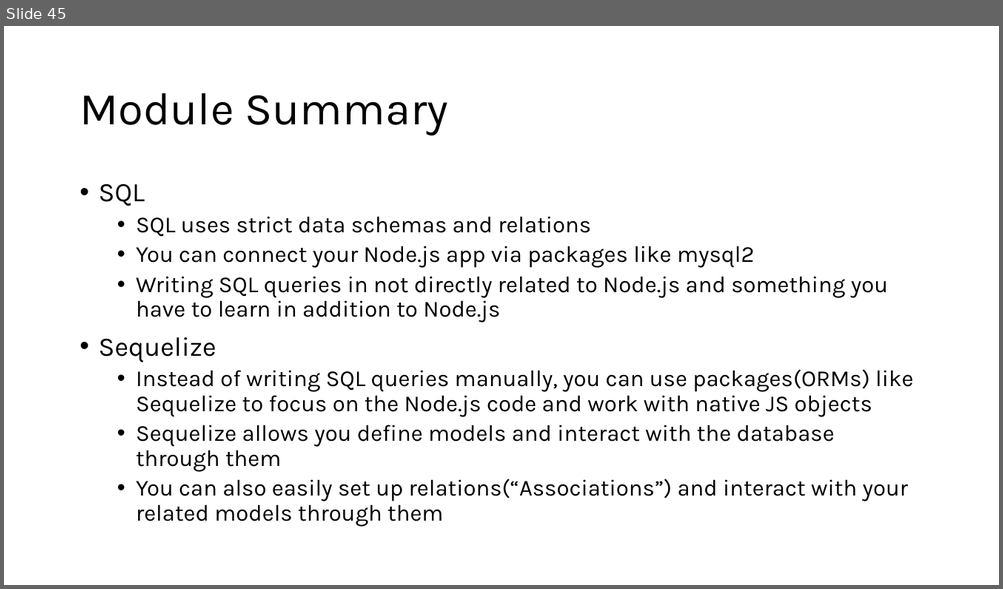
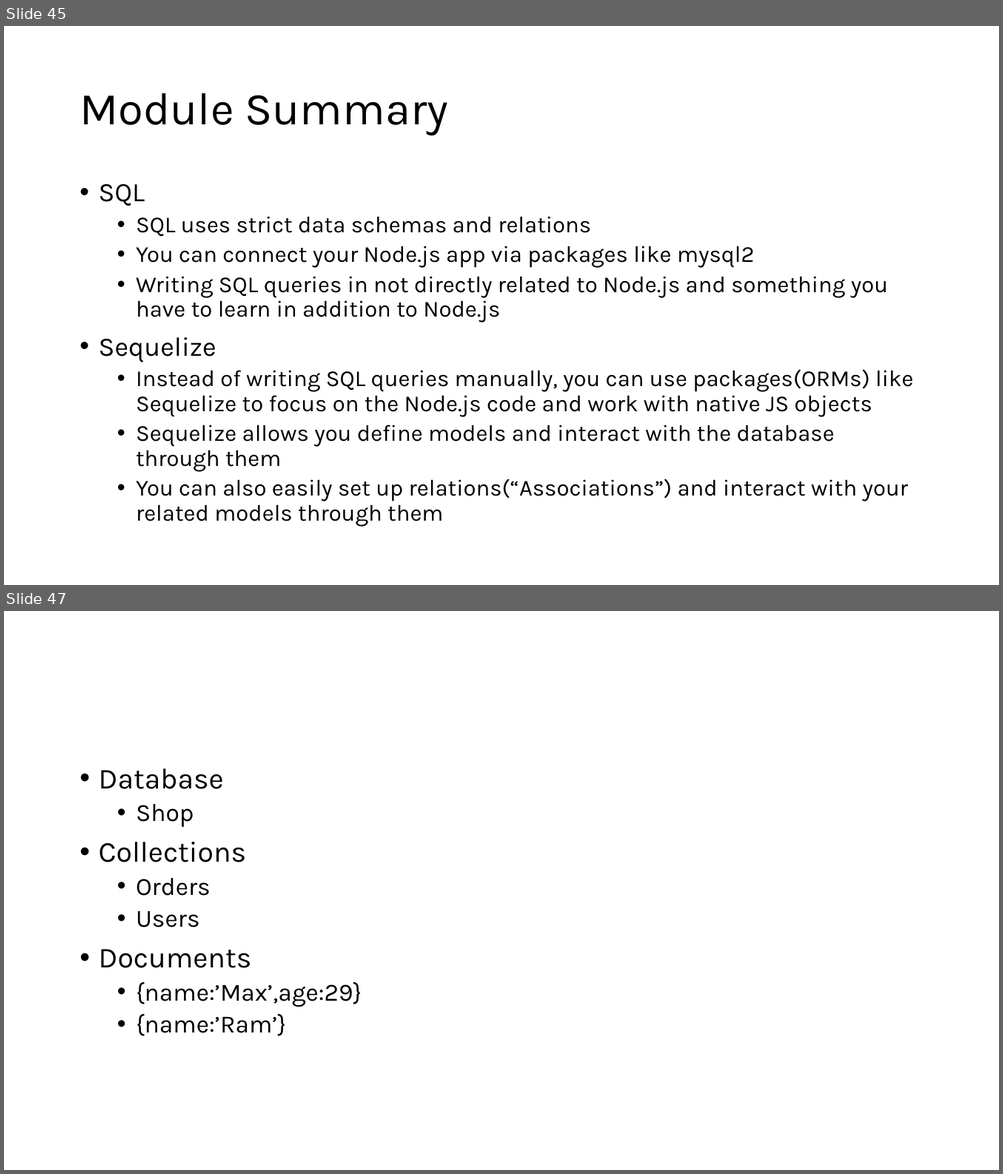
Before and after one commit to PiyushChaturvedii/Batch06, a slide deck: Node/node.pptx. Shown one above the other, each under a label of ours: slide 45 before the commit, slides 45 and 47 after it; the slides between them are not shown. The pictures are 1003x589 and 1003x1174 pixels, drawn with LibreOffice and Linux fonts; fonts in the diff are those of the drawing. Boxes give left, top, right and bottom in pixels: in the first picture for what was removed or moved away, otherwise in the second. Text is boxed around its words. In the diff, an @@ line names an element or a change of style, - is before the commit and + after.

```diff
--- a/Node/node.pptx
+++ b/Node/node.pptx
@@ slide 47 added at box(4, 611, 999, 1170), background #FFFFFF @@
@@ text added at box(99, 769, 361, 1037), 24 pt, text #000000 @@
+• Database
+  • Shop
+• Collections
+  • Orders
+  • Users
+• Documents
+  • {name:’Max’,age:29}
+  • {name:’Ram’}
```
Also in this commit, not shown: 2 other slides added, 1 other file.
